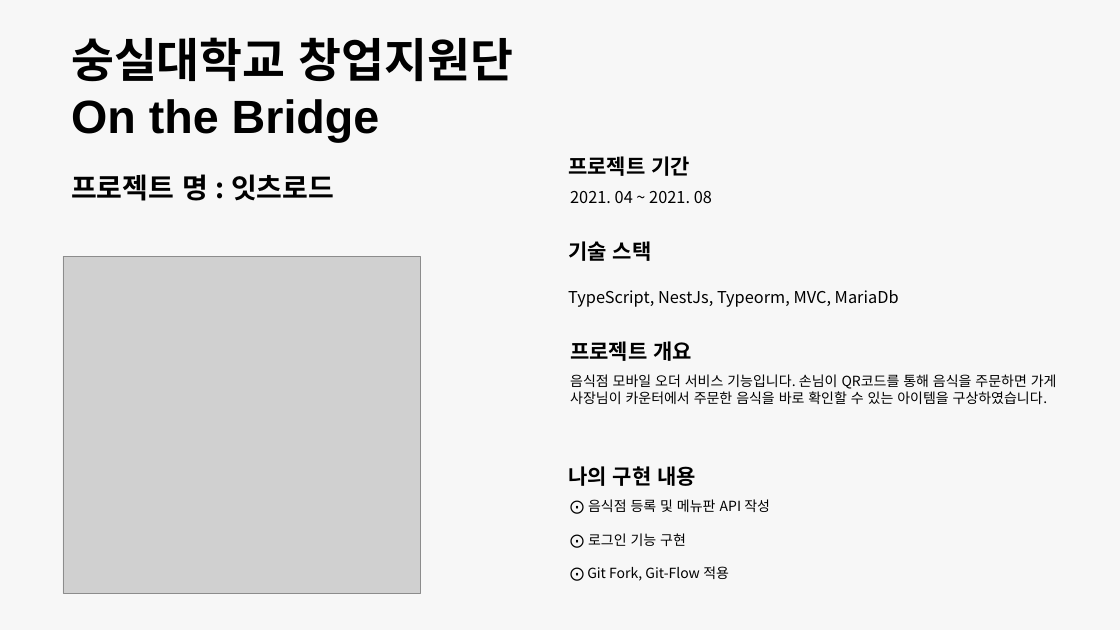
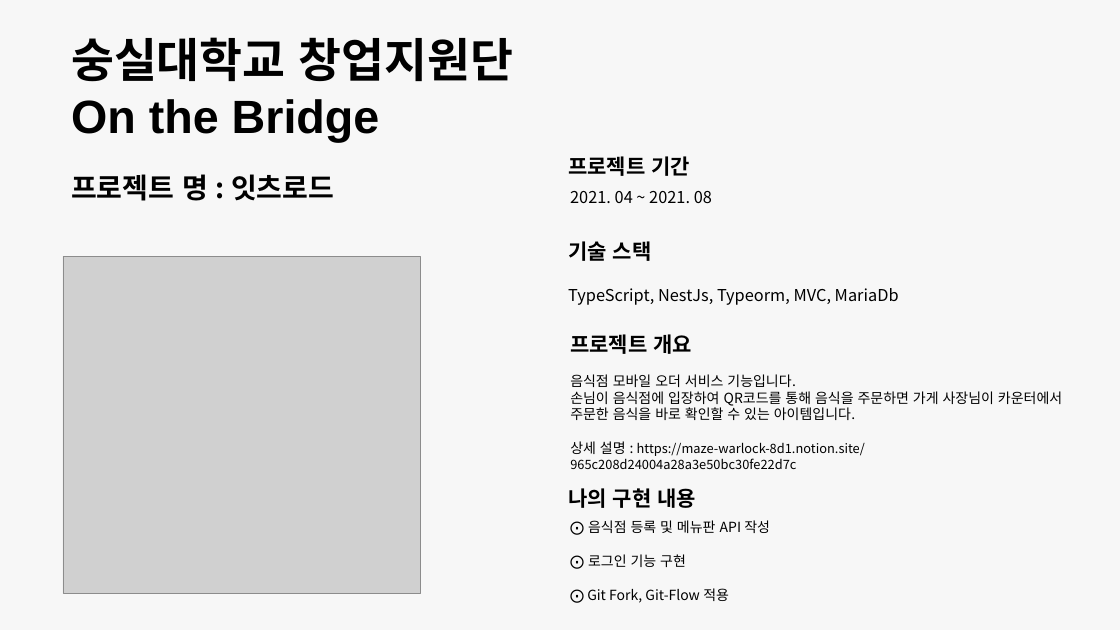
Before and after one commit to ohjinhokor/PortFolio, a slide deck: slide 2 of 오진호 포토폴리오.pptx. Drawn at 1120x630 pixels with LibreOffice and Linux fonts; fonts in the diff are those of the drawing; grey boxes stand for pictures; background and template pictures are left out. Boxes give left, top, right and bottom in pixels: in the first picture for what was removed or moved away, otherwise in the second. Text is boxed around its words. In the diff, an @@ line names an element or a change of style, - is before the commit and + after.

Commit message:
내용 추가

```diff
--- a/오진호 포토폴리오.pptx
+++ b/오진호 포토폴리오.pptx
@@ text "프로젝트 개요": place and size @@
-text "프로젝트 개요" at bbox=[570, 341, 692, 361]
+text "프로젝트 개요" at bbox=[570, 334, 692, 354]
@@ text at bbox=[570, 374, 1062, 469]: text changed @@
-음식점 모바일 오더 서비스 기능입니다. 손님이 QR코드를 통해 음식을 주문하면 가게 사장님이 카운터에서 주문한 음식을 바로 확인할 수 있는 아이템을 구상하였습니다.
+음식점 모바일 오더 서비스 기능입니다.
+손님이 음식점에 입장하여 QR코드를 통해 음식을 주문하면 가게 사장님이 카운터에서 주문한 음식을 바로 확인할 수 있는 아이템입니다.
+상세 설명 : https://maze-warlock-8d1.notion.site/965c208d24004a28a3e50bc30fe22d7c
@@ text "나의 구현 내용": place and size @@
-text "나의 구현 내용" at bbox=[568, 466, 696, 486]
+text "나의 구현 내용" at bbox=[568, 488, 696, 508]
@@ text "⨀ 음식점 등록 및 메뉴판 ...": place and size @@
-text "⨀ 음식점 등록 및 메뉴판 ..." at bbox=[587, 499, 770, 581]
+text "⨀ 음식점 등록 및 메뉴판 ..." at bbox=[587, 520, 770, 603]
```
Also in this commit, not shown: 1 other slide changed, 3 other files.
